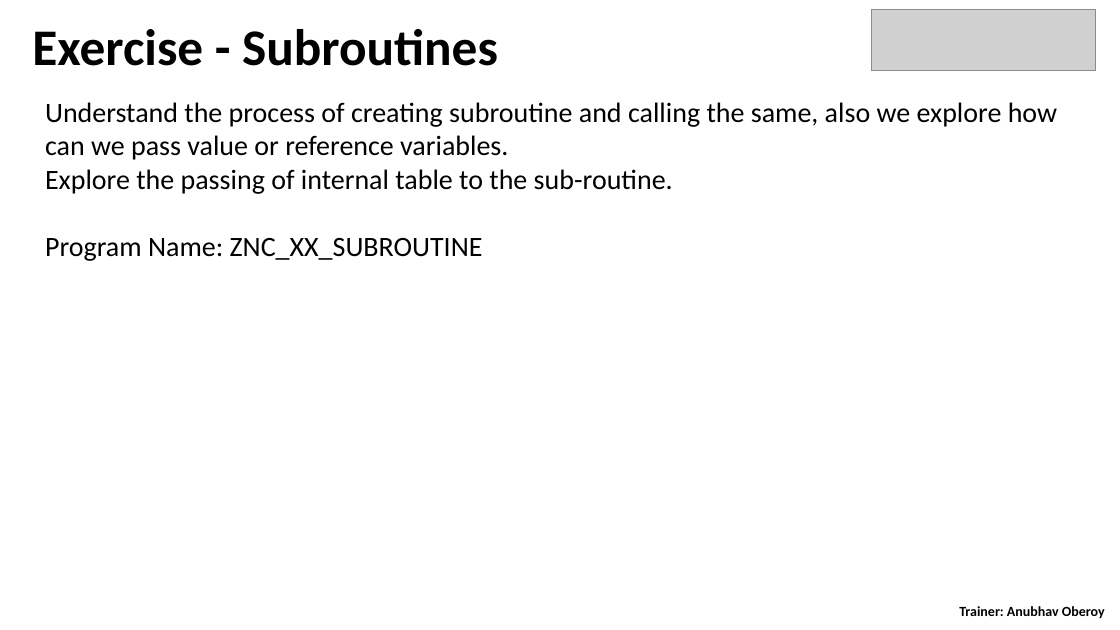
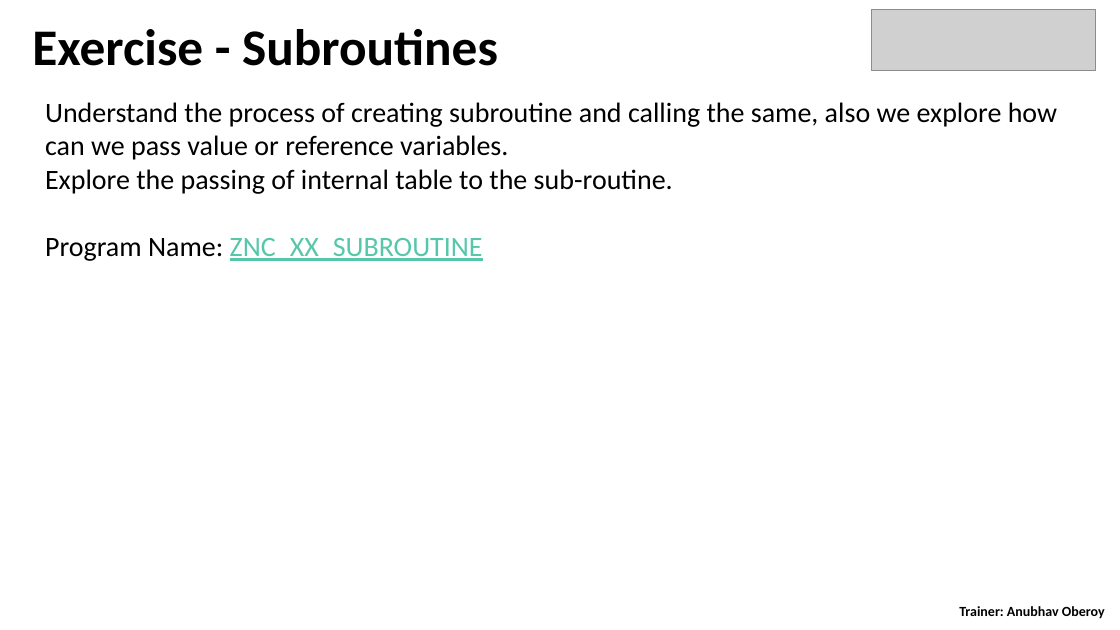
Before and after one commit to Grayser93/S4D400_Introduction_to_ABAP_on_S4HANA, a slide deck: slide 11 of day 4/S4D400 - Day 4.pptx. Drawn at 1120x630 pixels with LibreOffice and Linux fonts; fonts in the diff are those of the drawing; grey boxes stand for pictures. Boxes give left, top, right and bottom in pixels: in the first picture for what was removed or moved away, otherwise in the second. Text is boxed around its words. In the diff, an @@ line names an element or a change of style, - is before the commit and + after.

Commit message:
S4D400 ABAP Programming on S/4HANA

```diff
--- a/day 4/S4D400 - Day 4.pptx
+++ b/day 4/S4D400 - Day 4.pptx
@@ text at <box>45,238,483,261</box>: text colour #000000 to #56C7AA, underline on in "ZNC_XX_SUBROUTINE" @@
```
Also in this commit, not shown: 6 other slides changed, 3 other files.
